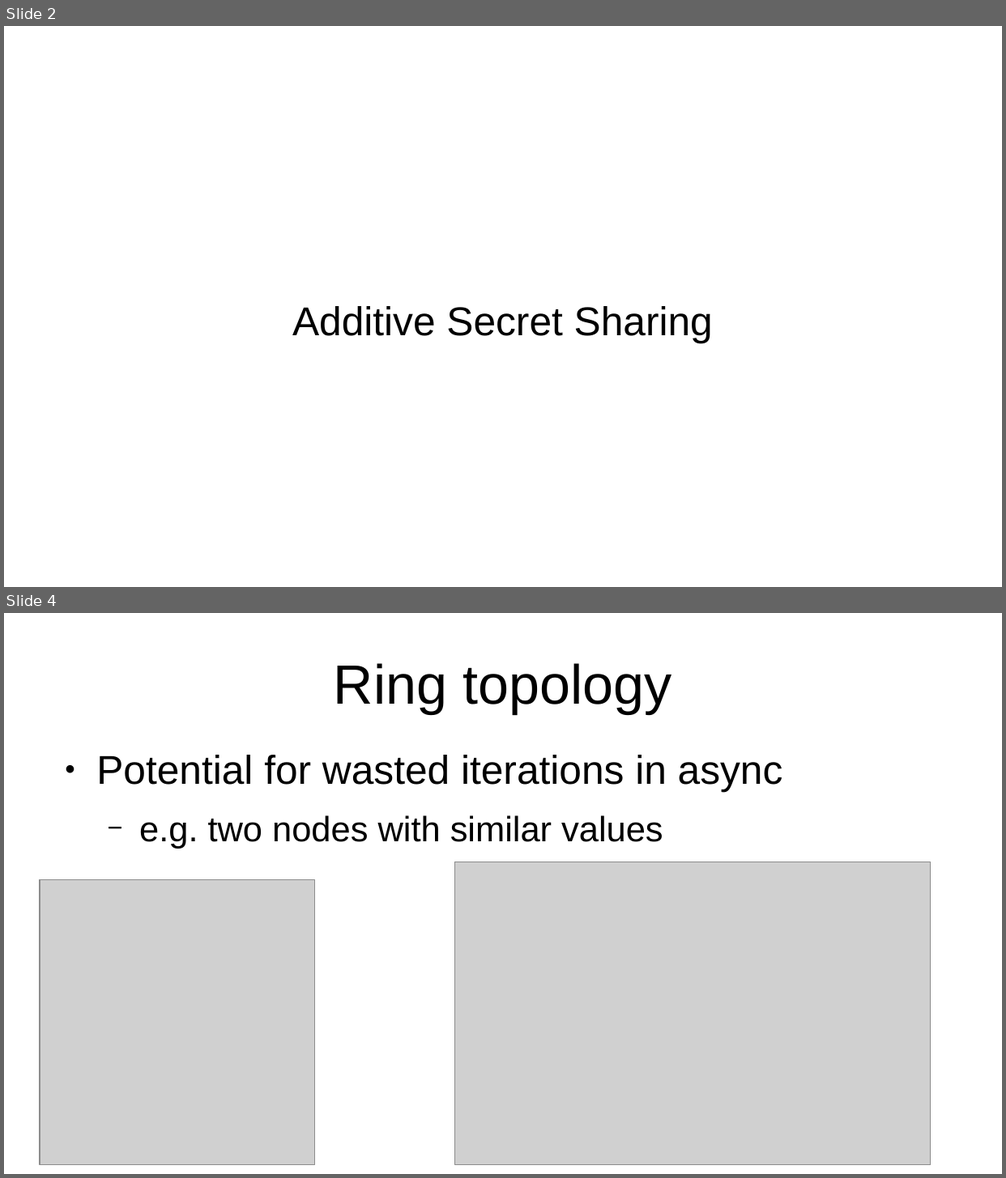
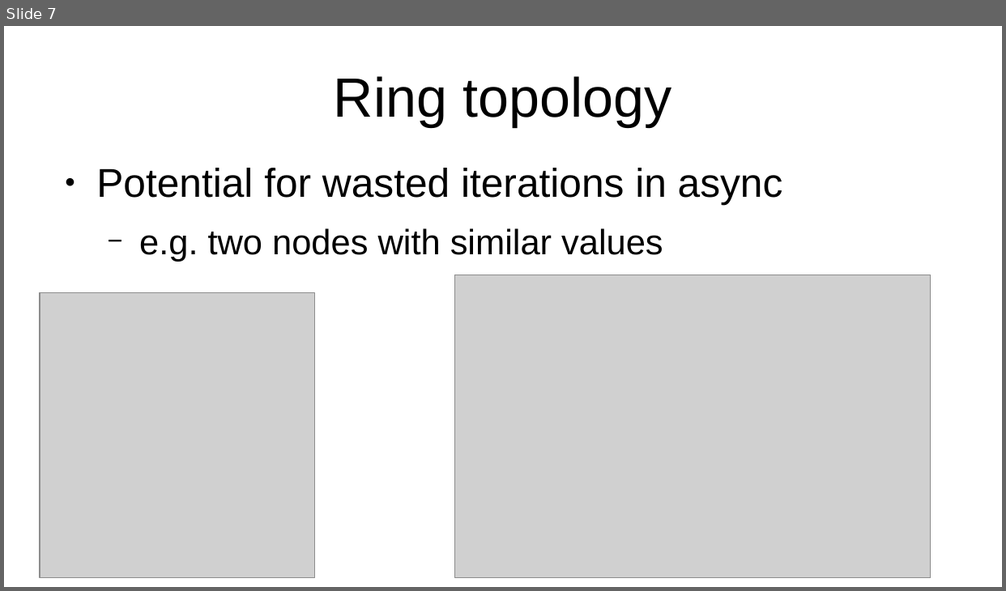
Before and after one commit to MortenMunk/PE-capstone, a slide deck: presentation.odp. Shown one above the other, each under a label of ours: slides 2 and 4 before the commit, slide 7 after it; the slides between them are not shown. The pictures are 1006x1178 and 1006x591 pixels, drawn with LibreOffice and Linux fonts; fonts in the diff are those of the drawing; grey boxes stand for pictures. Boxes give left, top, right and bottom in pixels: in the first picture for what was removed or moved away, otherwise in the second. Text is boxed around its words. In the diff, an @@ line names an element or a change of style, - is before the commit and + after.

```diff
--- a/presentation.odp
+++ b/presentation.odp
@@ slide 2 removed at (4, 26, 1002, 587), background #FFFFFF @@
@@ subtitle removed at (292, 306, 713, 344) @@
-Additive Secret Sharing
@@ what was slide 4 is now slide 7 @@
```
Also in this commit, not shown: 5 slides changed, 6 slides added, 1 other slide removed, 6 other files.
